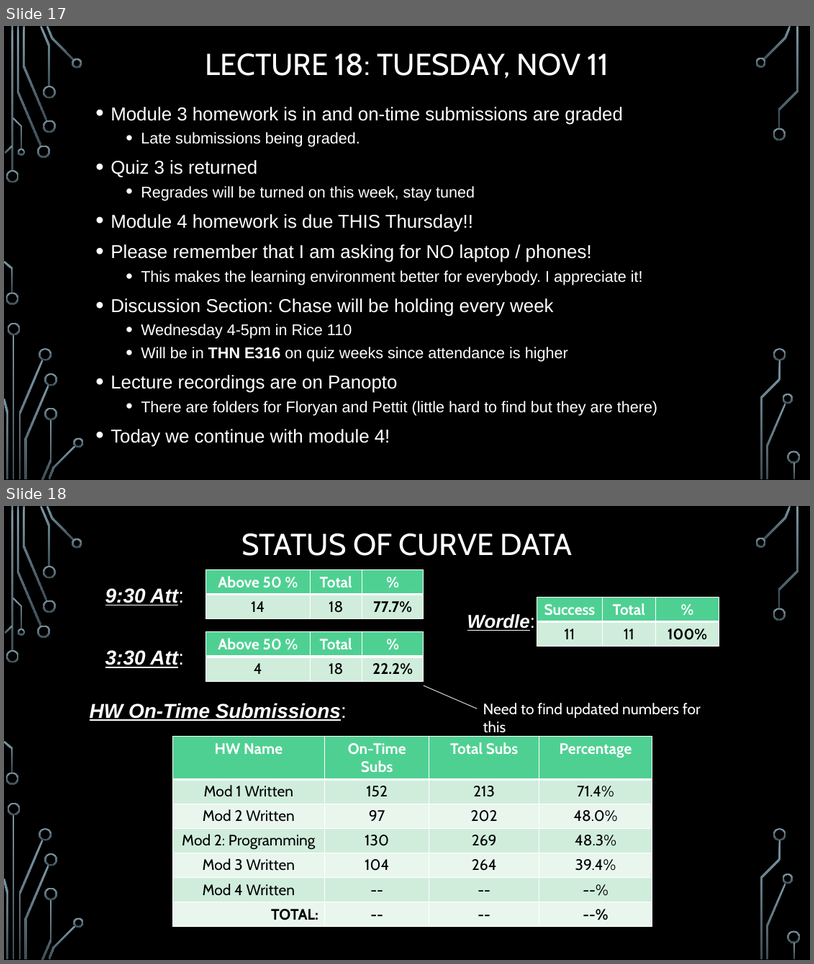
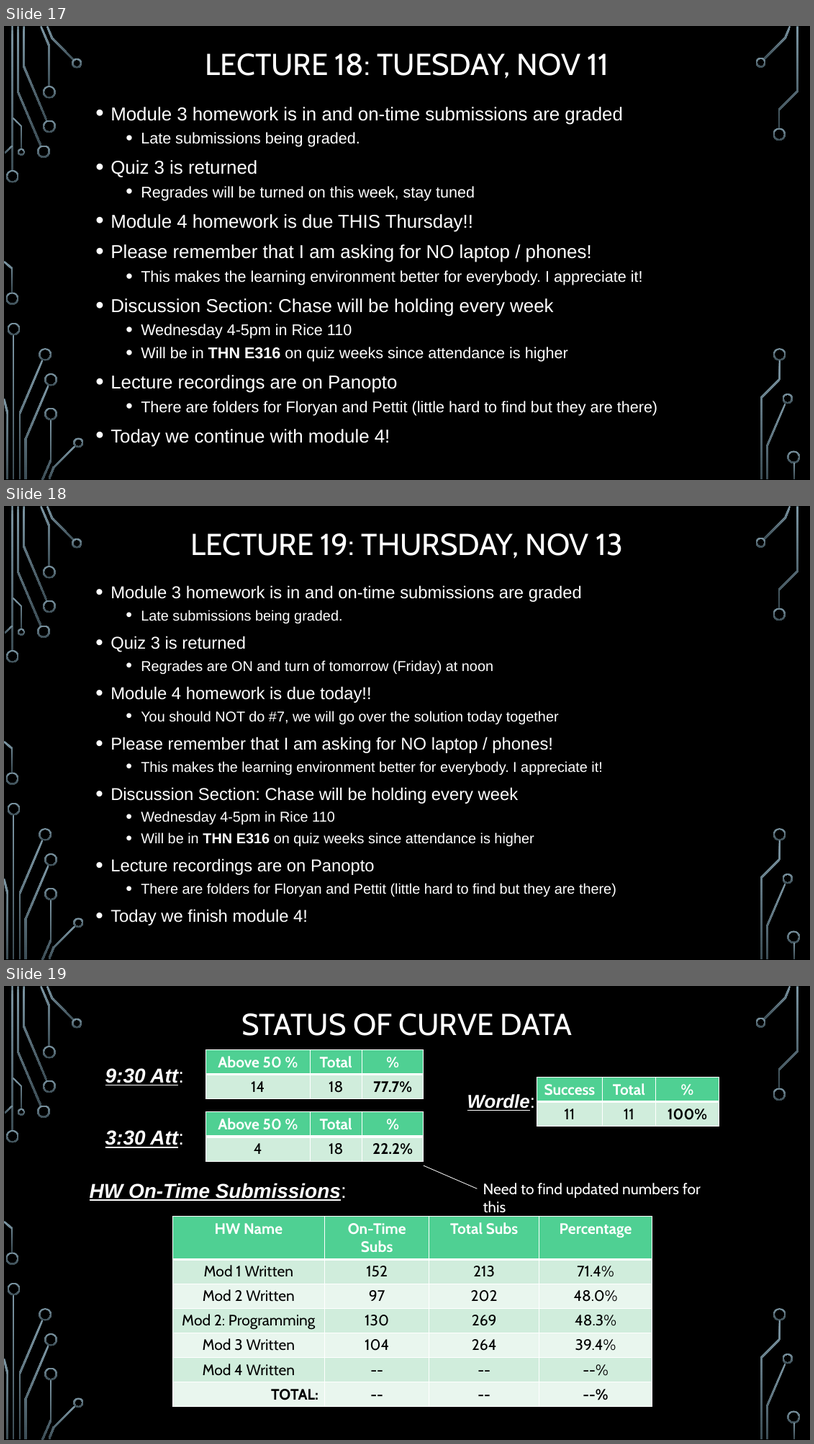
Before and after one commit to markfloryan/dmt2, a slide deck: slides/00-DailyAnnouncements.pptx. Shown one above the other, each under a label of ours: slides 17 and 18 before the commit, slides 17, 18 and 19 after it. The pictures are 814x964 and 814x1444 pixels, drawn with LibreOffice and Linux fonts; fonts in the diff are those of the drawing; background and template pictures are left out. Boxes give left, top, right and bottom in pixels: in the first picture for what was removed or moved away, otherwise in the second. Text is boxed around its words. In the diff, an @@ line names an element or a change of style, - is before the commit and + after.

```diff
--- a/slides/00-DailyAnnouncements.pptx
+++ b/slides/00-DailyAnnouncements.pptx
@@ slide 18 added at <box>4,506,810,960</box>, background picture (left out); not listed: 36 template elements that a slide beside it also shows @@
@@ title added at <box>190,533,623,559</box>, 36 pt, text #FFFFFF @@
+LECTURE 19: THURSDAY, NOV 13
@@ text added at <box>111,585,617,925</box>, 17 pt, text #FFFFFF @@
+• Module 3 homework is in and on-time submissions are graded
+  • Late submissions being graded.
+• Quiz 3 is returned
+  • Regrades are ON and turn of tomorrow (Friday) at noon
+• Module 4 homework is due today!!
+  • You should NOT do #7, we will go over the solution today together
+• Please remember that I am asking for NO laptop / phones!
+  • This makes the learning environment better for everybody. I appreciate it!
+• Discussion Section: Chase will be holding every week
+  • Wednesday 4-5pm in Rice 110
+  • Will be in THN E316 on quiz weeks since attendance is higher
+• Lecture recordings are on Panopto
+  • There are folders for Floryan and Pettit (little hard to find but they are there)
+• Today we finish module 4!
@@ what was slide 18 is now slide 19 @@
```
Also in this commit, not shown: 2 other files.
